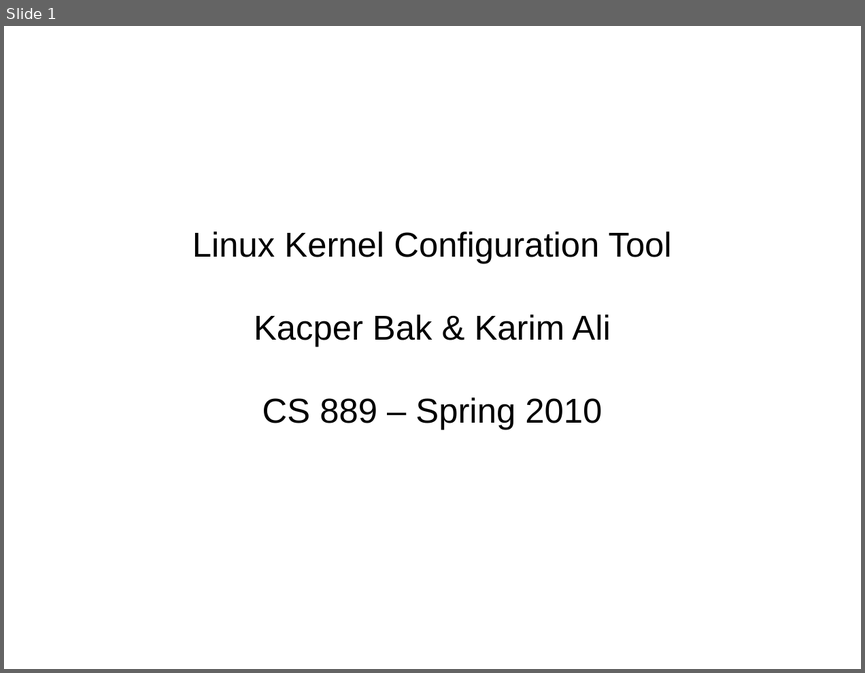
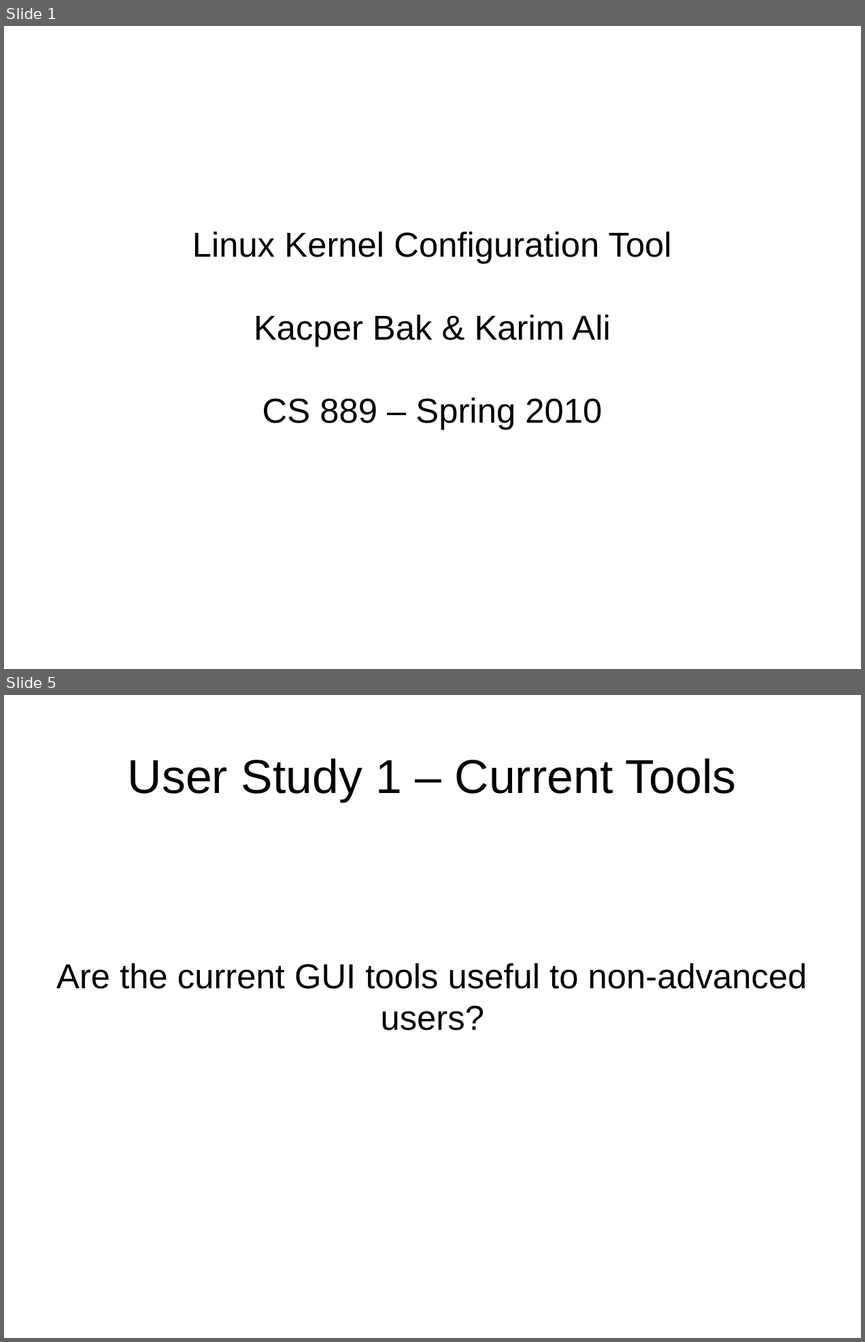
Before and after one commit to kbak/lkc, a slide deck: presentation/lkc.odp. Shown one above the other, each under a label of ours: slide 1 before the commit, slides 1 and 5 after it; the slides between them are not shown. The pictures are 865x673 and 865x1342 pixels, drawn with LibreOffice and Linux fonts; fonts in the diff are those of the drawing. Boxes give left, top, right and bottom in pixels: in the first picture for what was removed or moved away, otherwise in the second. Text is boxed around its words. In the diff, an @@ line names an element or a change of style, - is before the commit and + after.

```diff
--- a/presentation/lkc.odp
+++ b/presentation/lkc.odp
@@ slide 5 added at (4,695,861,1338), background #FFFFFF @@
@@ title added at (128,758,736,802), 44 pt, text #000000 @@
+User Study 1 – Current Tools
@@ subtitle added at (56,963,807,1030), 32 pt, text #000000 @@
+Are the current GUI tools useful to non-advanced users?
```
Also in this commit, not shown: 1 slide changed, 13 other slides added, 14 other files.
